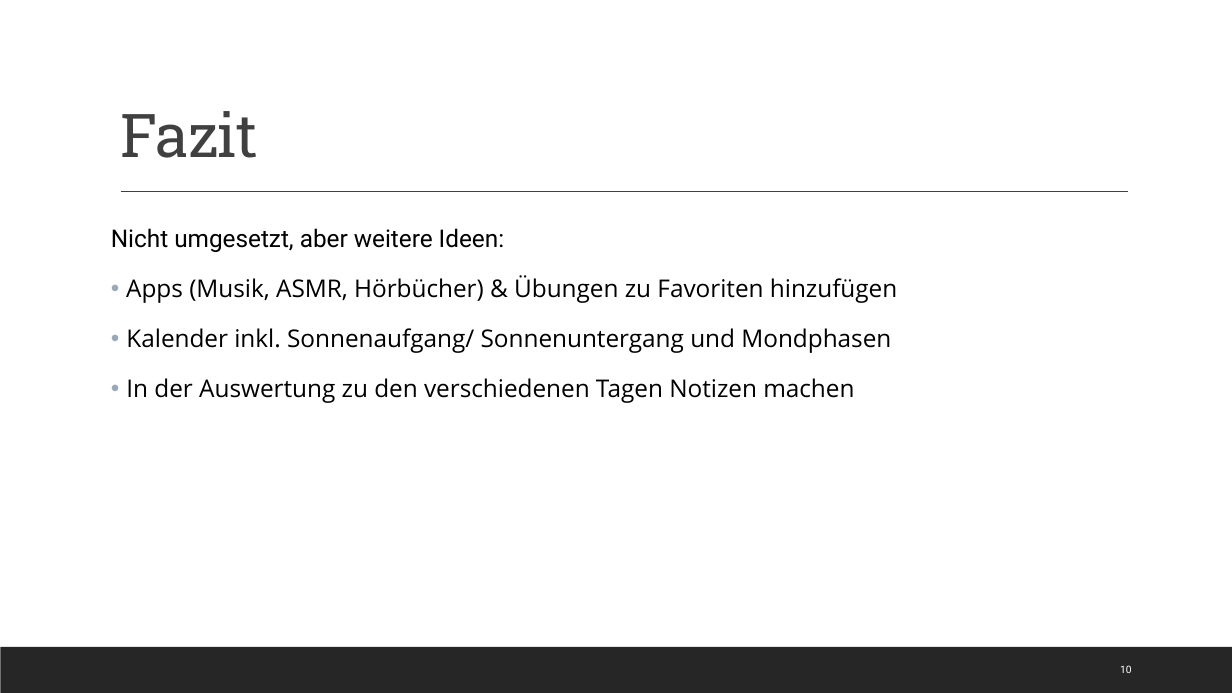
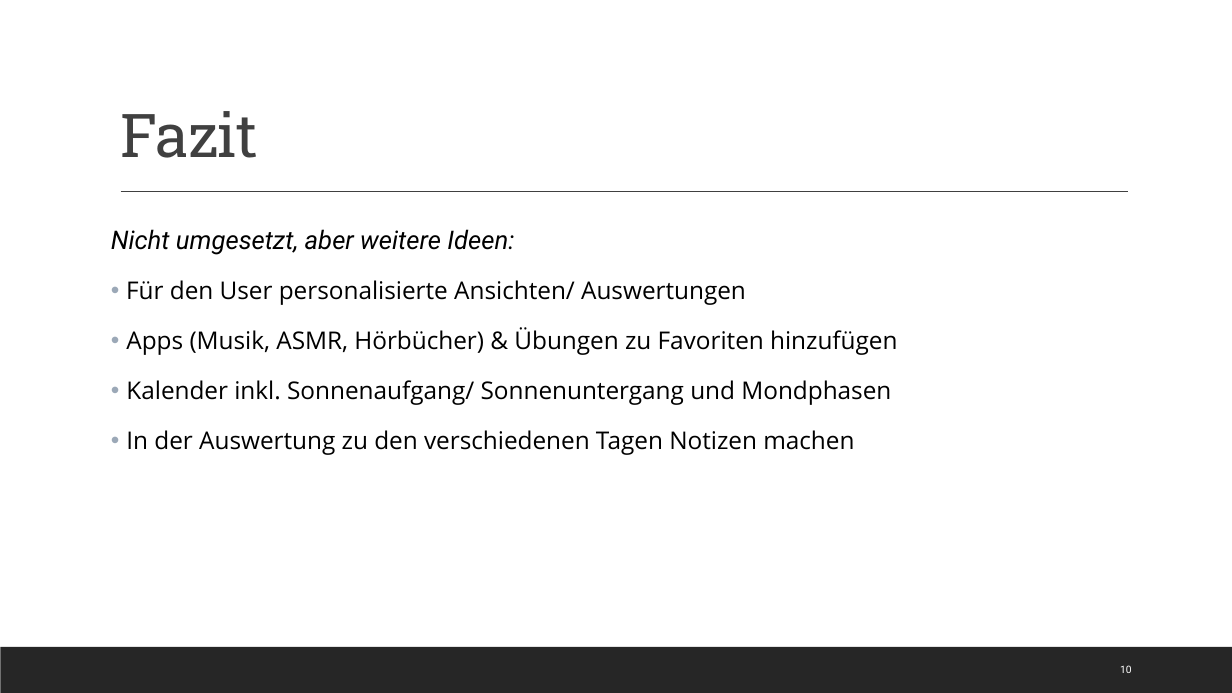
Before and after one commit to Kplacken/EPWS2020SerttasPlackenhohn, a slide deck: slide 10 of Audits/Audit 4/WS2020_SerttasPlackenhohn_Audit4.pptx. Drawn at 1232x693 pixels with LibreOffice and Linux fonts; fonts in the diff are those of the drawing. Boxes give left, top, right and bottom in pixels: in the first picture for what was removed or moved away, otherwise in the second. Text is boxed around its words. In the diff, an @@ line names an element or a change of style, - is before the commit and + after.

```diff
--- a/Audits/Audit 4/WS2020_SerttasPlackenhohn_Audit4.pptx
+++ b/Audits/Audit 4/WS2020_SerttasPlackenhohn_Audit4.pptx
@@ text at bbox=[111, 229, 514, 255]: size 19 to 20 pt, italic on in "Nicht umgesetzt, aber weitere Ideen:" @@
@@ text at bbox=[126, 280, 746, 305]: paragraph added @@
+• Für den User personalisierte Ansichten/ Auswertungen
```
Also in this commit, not shown: 1 other slide changed, 1 slide added, 1 slide removed.
